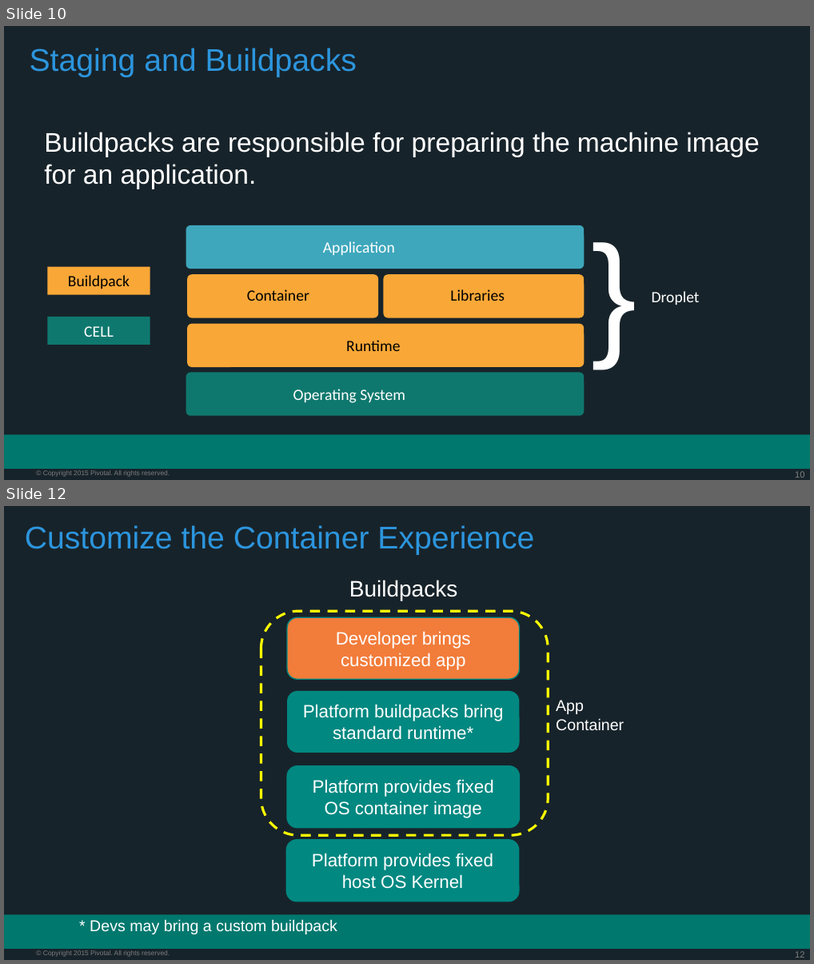
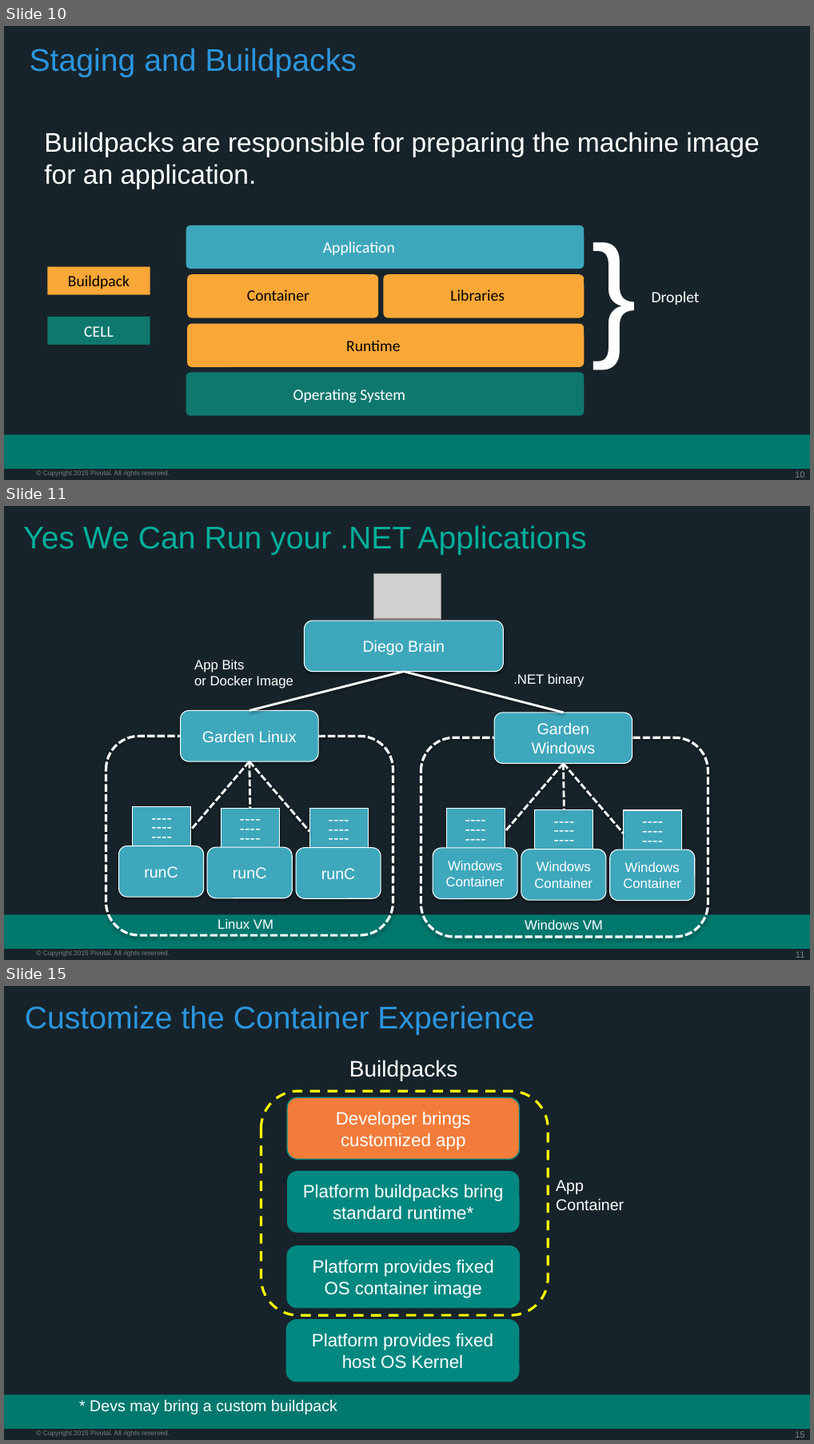
Before and after one commit to bbertka-pivotal/PCF-101-Workshop, a slide deck: presentations/PCF-Architecture.pptx. Shown one above the other, each under a label of ours: slides 10 and 12 before the commit, slides 10, 11 and 15 after it; the slides between them are not shown. The pictures are 814x964 and 814x1444 pixels, drawn with LibreOffice and Linux fonts; fonts in the diff are those of the drawing; grey boxes stand for pictures; background and template pictures are left out. Boxes give left, top, right and bottom in pixels: in the first picture for what was removed or moved away, otherwise in the second. Text is boxed around its words. In the diff, an @@ line names an element or a change of style, - is before the commit and + after.

```diff
--- a/presentations/PCF-Architecture.pptx
+++ b/presentations/PCF-Architecture.pptx
@@ slide 11 added at <box>4,506,810,960</box>, background #17232A; not listed: 3 template elements that a slide beside it also shows @@
@@ title added at <box>23,525,586,555</box>, 28 pt, text #00AE9E @@
+Yes We Can Run your .NET Applications
@@ group added at <box>106,574,708,936</box>: 11 rounded rectangles, 8 lines, 6 rectangles, 4 texts, 1 picture @@
+Diego Brain
+Garden Linux
+----
+----
+----
+runC
+----
+----
+----
+runC
+----
+----
+----
+runC
+Garden Windows
+----
+----
+----
+Windows Container
+----
+----
+----
+Windows Container
+----
+----
+----
+Windows Container
+App Bits
+or Docker Image
+.NET binary
+Windows VM
+Linux VM
@@ what was slide 12 is now slide 15 @@
```
Also in this commit, not shown: 1 slide changed, 3 other slides added, 1 slide removed.
